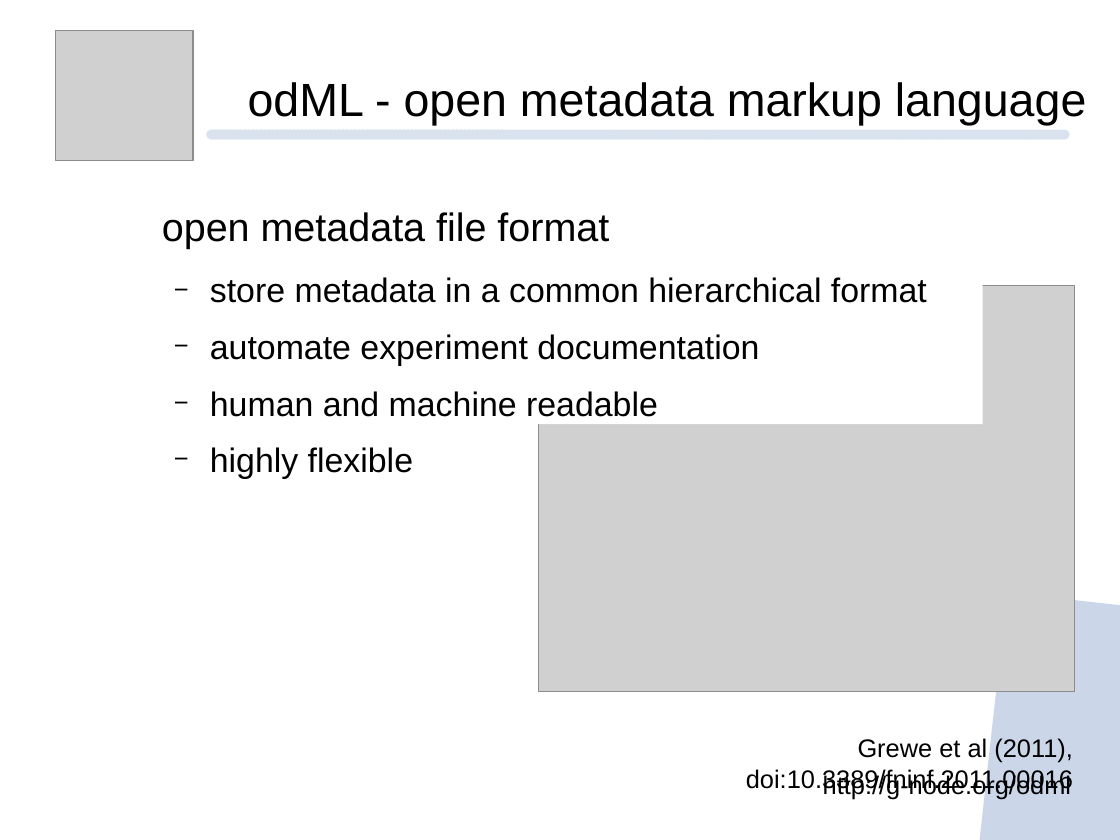
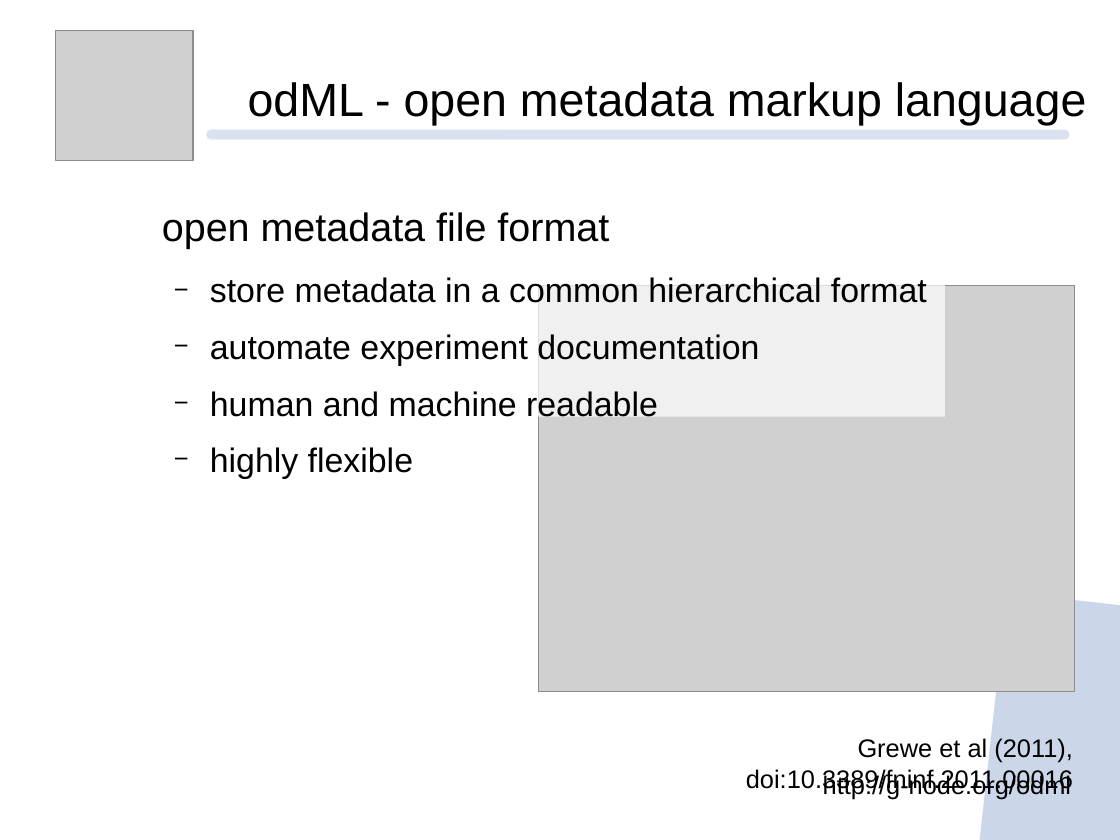
Before and after one commit to mpsonntag/prespost, a slide deck: slide 11 of 202009_BCCN_online/202009_BCCN_Online_conference.odp. Drawn at 1120x840 pixels with LibreOffice and Linux fonts; fonts in the diff are those of the drawing; grey boxes stand for pictures; background and template pictures are left out. Boxes give left, top, right and bottom in pixels: in the first picture for what was removed or moved away, otherwise in the second. Text is boxed around its words. In the diff, an @@ line names an element or a change of style, - is before the commit and + after.

Commit message:
[202009 BCCN] Update slide text opacity

```diff
--- a/202009_BCCN_online/202009_BCCN_Online_conference.odp
+++ b/202009_BCCN_online/202009_BCCN_Online_conference.odp
@@ text "open metadata file format": place and size @@
-text "open metadata file format" at (162,212,927,417)
+text "open metadata file format" at (114,201,945,417)
@@ text "open metadata file format" at (114,201,945,417): fill none to #FFFFFF at 70% opacity @@
```
Also in this commit, not shown: 1 other file.
